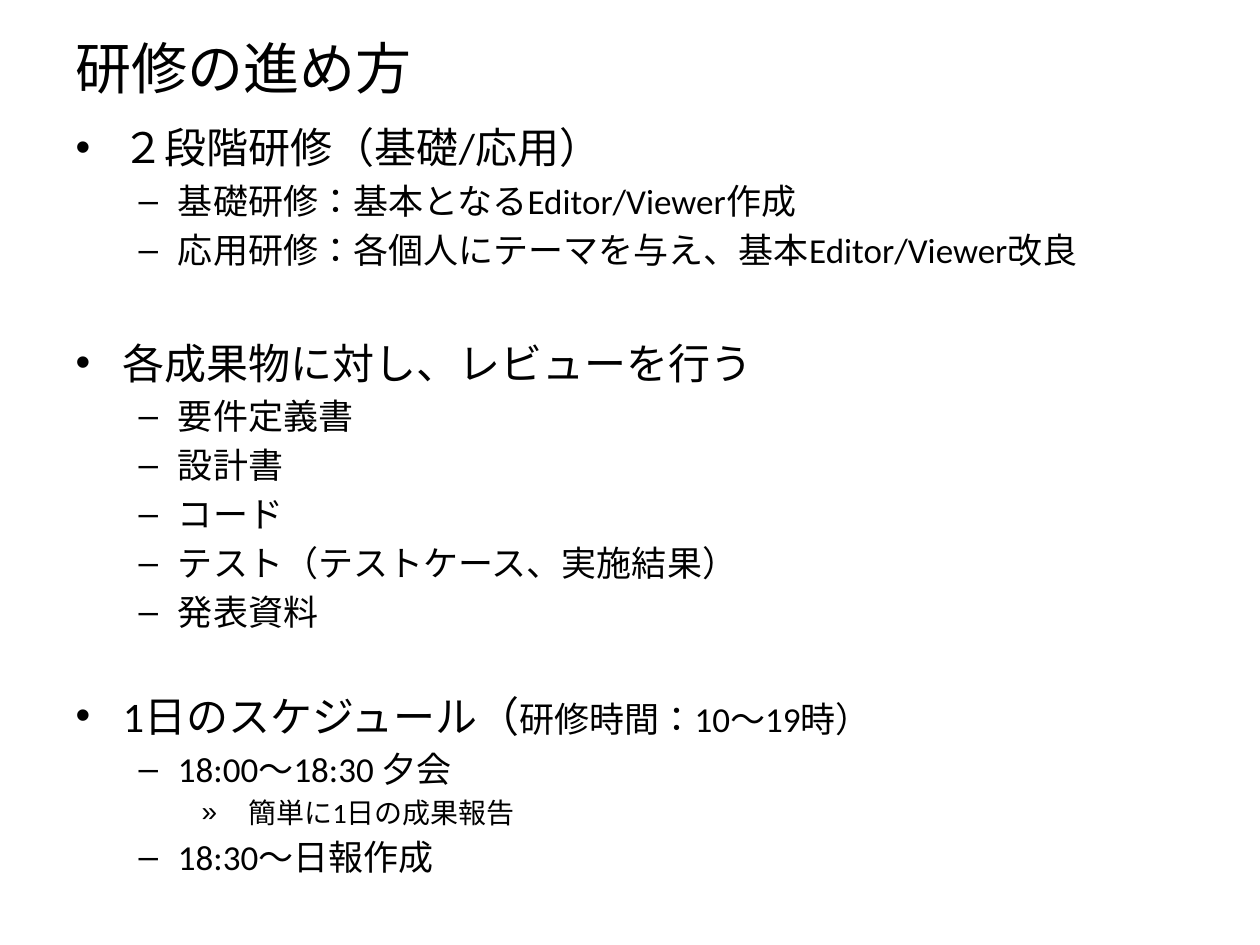
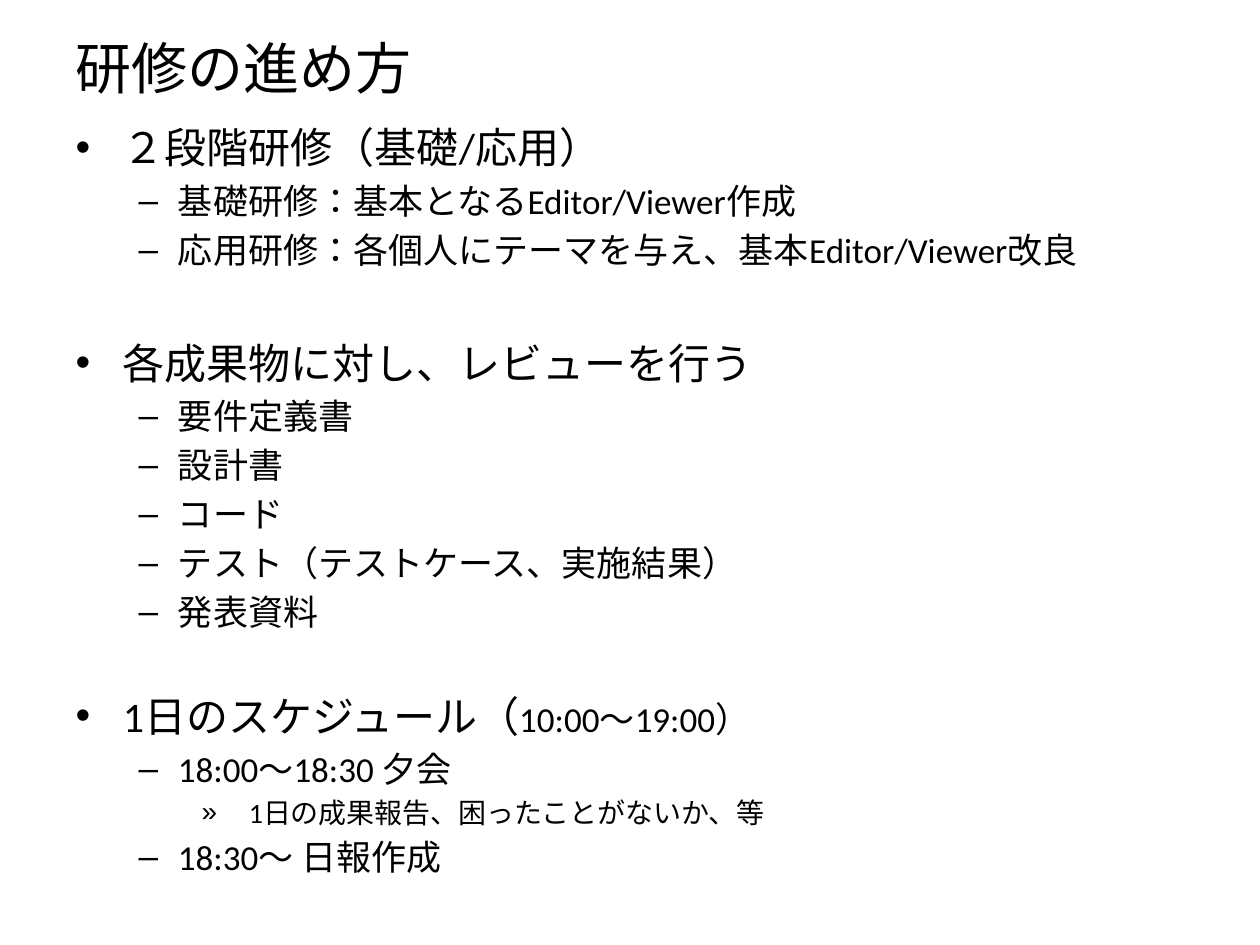
Before and after one commit to N-Saito/Training, a slide deck: slide 5 of 新人研修.pptx (slide 4 before the commit). Drawn at 1260x945 pixels with LibreOffice and Linux fonts; fonts in the diff are those of the drawing. Boxes give left, top, right and bottom in pixels: in the first picture for what was removed or moved away, otherwise in the second. Text is boxed around its words. In the diff, an @@ line names an element or a change of style, - is before the commit and + after.

```diff
--- a/新人研修.pptx
+++ b/新人研修.pptx
@@ text at [123, 697, 750, 736]: text changed @@
-• 1日のスケジュール（研修時間：10～19時）
+• 1日のスケジュール（10:00～19:00）
@@ text at [178, 799, 765, 873]: text changed @@
-    » 簡単に1日の成果報告
-  – 18:30～日報作成
+    » 1日の成果報告、困ったことがないか、等
+  – 18:30～ 日報作成
```
Also in this commit, not shown: 6 other slides changed, 1 other file.
